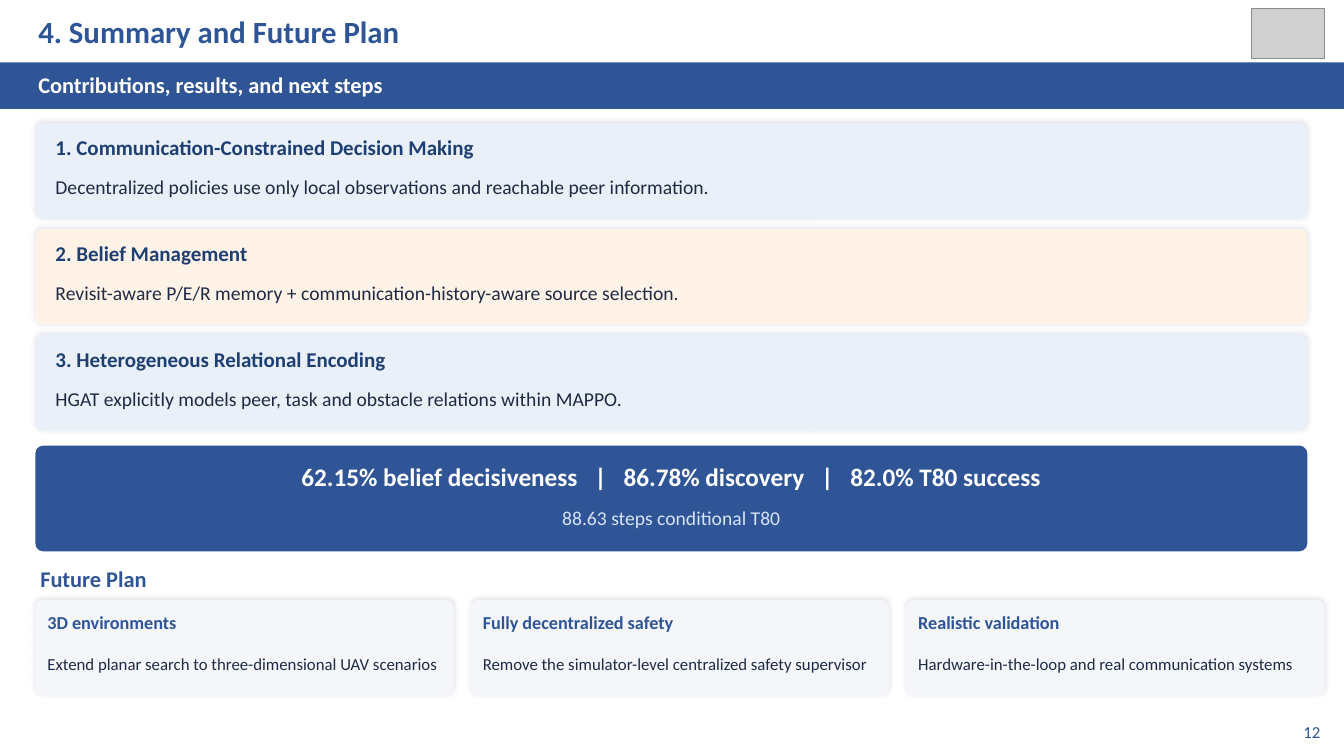
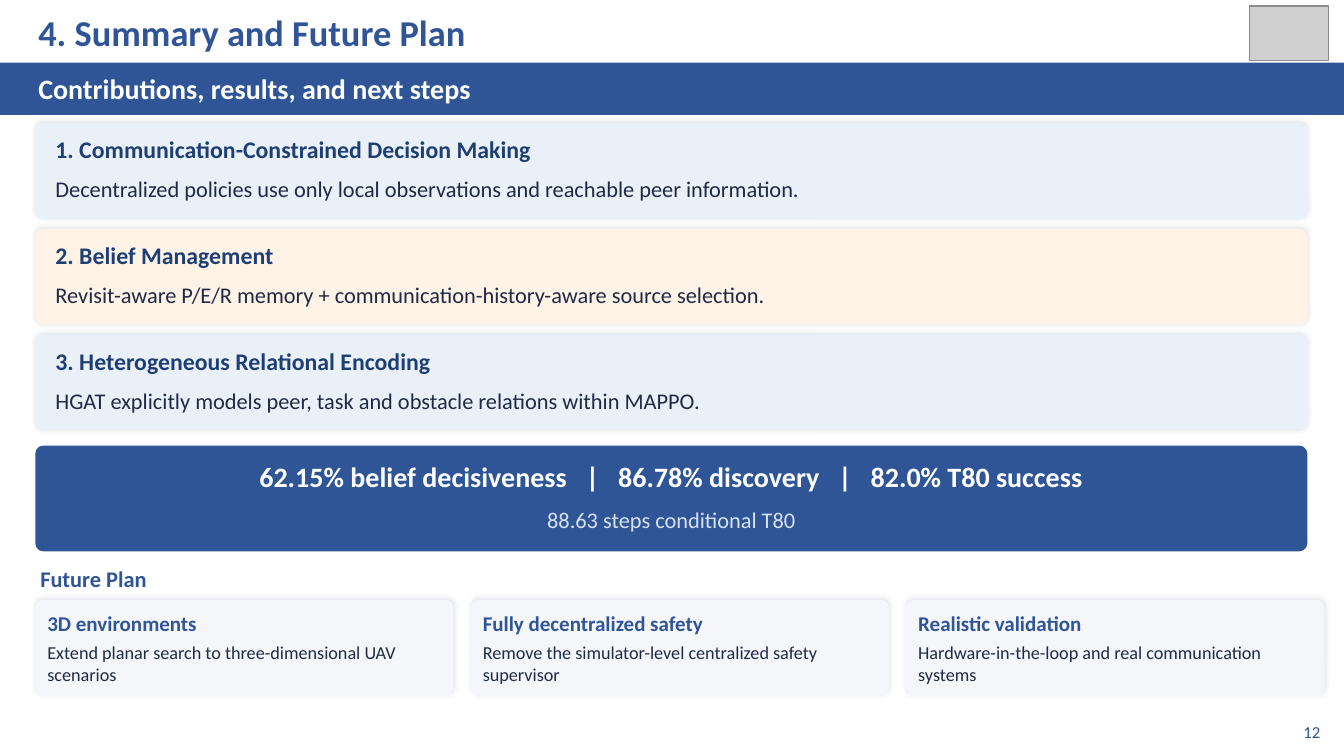
Before and after one commit to kuangyinying039/uav-swarm, a slide deck: slide 12 of presentations/IC-HGAT-MAPPO_CAC2026.pptx. Drawn at 1344x756 pixels with LibreOffice and Linux fonts; fonts in the diff are those of the drawing; grey boxes stand for pictures. Boxes give left, top, right and bottom in pixels: in the first picture for what was removed or moved away, otherwise in the second. Text is boxed around its words. In the diff, an @@ line names an element or a change of style, - is before the commit and + after.

```diff
--- a/presentations/IC-HGAT-MAPPO_CAC2026.pptx
+++ b/presentations/IC-HGAT-MAPPO_CAC2026.pptx
@@ text "4. Summary and Future Plan" at (x1=38, y1=20, x2=466, y2=52): size 22 to 26 pt @@
@@ picture resized from (x1=1252, y1=8, x2=1325, y2=58) to (x1=1250, y1=6, x2=1329, y2=60) @@
@@ rectangle resized from (x1=0, y1=63, x2=1344, y2=109) to (x1=0, y1=63, x2=1344, y2=115) @@
@@ text "Contributions, results, and next steps" at (x1=38, y1=79, x2=470, y2=104): size 16 to 20 pt @@
@@ size 14 to 16 pt in 4 elements at (x1=547, y1=512, x2=796, y2=532), (x1=55, y1=393, x2=700, y2=413), (x1=55, y1=181, x2=799, y2=201), (x1=55, y1=287, x2=764, y2=307) @@
@@ size 15 to 17 pt in 3 elements at (x1=55, y1=141, x2=531, y2=162), (x1=55, y1=247, x2=273, y2=268), (x1=55, y1=353, x2=430, y2=374) @@
@@ text "62.15% belief decisiveness | 86.78% ..." at (x1=259, y1=467, x2=1082, y2=492): size 18 to 20 pt @@
@@ size 13 to 15 pt in 3 elements at (x1=47, y1=616, x2=197, y2=631), (x1=483, y1=616, x2=703, y2=635), (x1=918, y1=616, x2=1082, y2=631) @@
@@ size 12 to 13 pt in 3 elements at (x1=47, y1=646, x2=396, y2=681), (x1=483, y1=646, x2=817, y2=684), (x1=918, y1=646, x2=1261, y2=684) @@
```
Also in this commit, not shown: 12 other slides changed, 2 other files.
